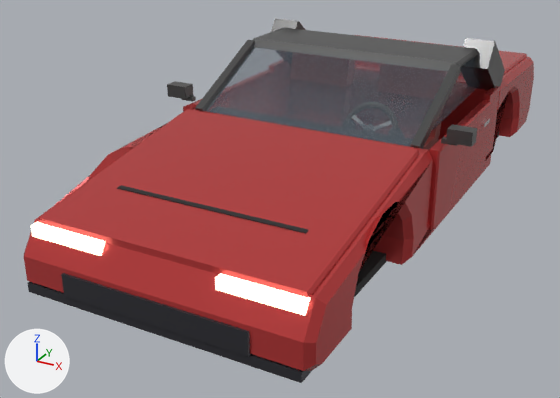
The glTF model public/models/car_coupe.glb as it was, and as the next commit left it.
Camera for both pictures: a 50 mm lens placed at (2.27, -5.03, 2.53), pointed at (-0.27, -0.42, 0.22). The axes (+X, +Y, +Z) are drawn at lower left. The lights are the same throughout. The older version comes first. Where no turn or scale is listed for an object, it has been applied to the vertices. Vertices at exactly the same position are counted once.

The scene before the commit, as lines of its bpy script (objects in view):
```python
me_headlight_r = bpy.data.meshes.new('Headlight_R')
me_headlight_r.from_pydata(...)  # a box spanning x -0.87..-0.37, y -2.24..-2.18, z 0.565..0.635
me_headlight_r.materials.append(mat_lamp_head)  # pale yellow #fff9e7, glowing pale yellow #fff6da
me_seat_l = bpy.data.meshes.new('Seat_L')
me_seat_l.from_pydata(...)  # 16 vertices, 24 faces; spans x -0.25..0.25, y -0.25..0.387, z 0.08..0.746
me_seat_l.materials.append(mat_seat)  # red #a0453f
me_seat_r = bpy.data.meshes.new('Seat_R')
me_seat_r.from_pydata(...)  # 16 vertices, 24 faces; spans x -0.25..0.25, y -0.25..0.387, z 0.08..0.746
me_seat_r.materials.append(mat_seat)  # red #a0453f
ob_headlight_r = bpy.data.objects.new('Headlight_R', me_headlight_r)
ob_headlight_r.location = (0.0, 0.0, 0.0)
ob_seat_l = bpy.data.objects.new('Seat_L', me_seat_l)
ob_seat_l.location = (0.38, 0.2, 0.42)
ob_seat_r = bpy.data.objects.new('Seat_R', me_seat_r)
ob_seat_r.location = (-0.38, 0.2, 0.42)
# also in view: 'WheelWell_F' at (0.0, -1.38, 0.49); 'Hood' at (0.0, -1.45, 0.76); 'Grille' at (0.0, -2.29, 0.36); 'Door_L_Mirror' at (1.04, -0.5, 0.96); 'Door_L' at (0.93, 0.0, 0.61)
```
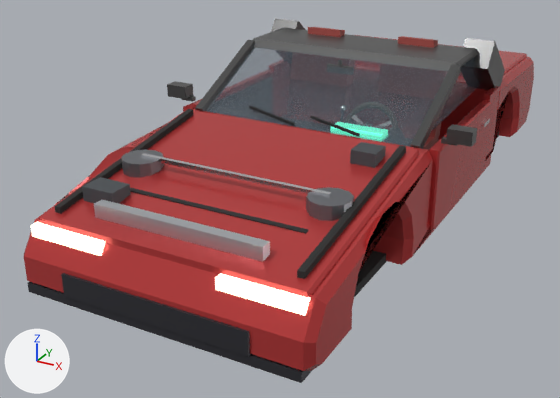
Pixel boxes [x1, y1, x2, y2] of what changed, in the pictures (560 x 398 px):
'EngineBay_Radiator', added: after [94, 200, 270, 262]
'EngineBay_Walls_L', added: after [297, 145, 406, 279]
'EngineBay_Aux', added: after [82, 142, 386, 204]
'EngineBay_StrutBar', added: after [141, 153, 331, 197]
'EngineBay_Strut_1', added: after [306, 187, 354, 221]
'EngineBay_Walls_R', added: after [55, 109, 193, 214]
'EngineBay_Strut_-1', added: after [121, 149, 164, 178]
'Seat_L', reshaped: before [423, 123, 441, 150]; after [398, 36, 441, 150]
'Wipers', added: after [249, 105, 360, 137]
'Seat_R', reshaped (not visible before): after [308, 27, 345, 37]
'GaugeCluster', added (mostly hidden): after [331, 126, 382, 137]
part 1 of me_seat_l, added: after [398, 36, 438, 48]

Patch to the scene script:
```diff
--- a/public/models/car_coupe.glb.py
+++ b/public/models/car_coupe.glb.py
@@ me_seat_l @@
-me_seat_l.from_pydata(...)  # 16 vertices, 24 faces; spans x -0.25..0.25, y -0.25..0.387, z 0.08..0.746
+me_seat_l.from_pydata(...)  # 24 vertices, 36 faces; spans x -0.25..0.25, y -0.25..0.396, z 0.08..0.885
+# me_seat_l part 1
+# 8 vertices are added at x -0.14..0.14, y 0.284..0.396, z 0.715..0.885
+# 12 new faces join them
 me_seat_l.materials.append(mat_seat)
@@ me_seat_r @@
-me_seat_r.from_pydata(...)  # 16 vertices, 24 faces; spans x -0.25..0.25, y -0.25..0.387, z 0.08..0.746
+me_seat_r.from_pydata(...)  # 24 vertices, 36 faces; spans x -0.25..0.25, y -0.25..0.396, z 0.08..0.885
+# me_seat_r part 2
+# 8 vertices are added at x -0.14..0.14, y 0.284..0.396, z 0.715..0.885
+# 12 new faces join them
 me_seat_r.materials.append(mat_seat)
@@ me_enginebay_walls_r @@
+me_enginebay_walls_r.from_pydata([(-0.8, -0.77, 0.873), (-0.8, -0.77, 0.933), (-0.8, -2.11, 0.716), (-0.8, -2.11, 0.656), (-0.76, -0.77, 0.873), (-0.76, -0.77, 0.933), (-0.76, -2.11, 0.716), (-0.76, -2.11, 0.656)], [], [(0, 1, 5), (0, 5, 4), (1, 2, 6), (1, 6, 5), (2, 3, 7), (2, 7, 6), (3, 0, 4), (3, 4, 7), (3, 2, 1), (3, 1, 0), (4, 5, 6), (4, 6, 7)])
+me_enginebay_walls_r.materials.append(mat_undercarriage)  # dark grey #303030
@@ me_enginebay_walls_l @@
+me_enginebay_walls_l.from_pydata([(0.76, -0.77, 0.873), (0.76, -0.77, 0.933), (0.76, -2.11, 0.716), (0.76, -2.11, 0.656), (0.8, -0.77, 0.873), (0.8, -0.77, 0.933), (0.8, -2.11, 0.716), (0.8, -2.11, 0.656)], [], [(0, 1, 5), (0, 5, 4), (1, 2, 6), (1, 6, 5), (2, 3, 7), (2, 7, 6), (3, 0, 4), (3, 4, 7), (3, 2, 1), (3, 1, 0), (4, 5, 6), (4, 6, 7)])
+me_enginebay_walls_l.materials.append(mat_undercarriage)  # dark grey #303030
@@ ob_wipers @@
+ob_wipers = bpy.data.objects.new('Wipers', me_wipers)  # 16 vertices, 24 faces; spans x -0.442..0.422, y -0.608..-0.532, z 0.882..0.948; in mat_undercarriage (dark grey #303030)
+ob_wipers.location = (0.0, 0.0, 0.0)
@@ ob_gaugecluster @@
+ob_gaugecluster = bpy.data.objects.new('GaugeCluster', me_gaugecluster)  # a box spanning x 0.2..0.56, y -0.57..-0.45, z 0.795..0.905; a box spanning x 0.25..0.35, y -0.456..-0.441, z 0.81..0.89; a box spanning x 0.41..0.51, y -0.456..-0.441, z 0.81..0.89; a box spanning x -0.11..0.11, y -0.435..-0.415, z 0.745..0.835; in mat_gaugeglow (green #61d3b3, glowing green #61f3cb)
+ob_gaugecluster.location = (0.0, 0.0, 0.0)
@@ ob_enginebay_walls_r @@
+ob_enginebay_walls_r = bpy.data.objects.new('EngineBay_Walls_R', me_enginebay_walls_r)
+ob_enginebay_walls_r.location = (0.0, 0.0, 0.0)
@@ ob_enginebay_walls_l @@
+ob_enginebay_walls_l = bpy.data.objects.new('EngineBay_Walls_L', me_enginebay_walls_l)
+ob_enginebay_walls_l.location = (0.0, 0.0, 0.0)
@@ ob_enginebay_strutbar @@
+ob_enginebay_strutbar = bpy.data.objects.new('EngineBay_StrutBar', me_enginebay_strutbar)  # a box spanning x -0.64..0.64, y -1.512..-1.484, z 0.836..0.864; in mat_chrome (white #f3f3f6)
+ob_enginebay_strutbar.location = (0.0, 0.0, 0.0)
@@ ob_enginebay_strut__1 @@
+ob_enginebay_strut__1 = bpy.data.objects.new('EngineBay_Strut_-1', me_enginebay_strut__1)  # a 12-sided cylinder along z spanning x -0.77..-0.51, y -1.628..-1.368, z 0.745..0.845; in mat_chassissteel (grey #818489)
+ob_enginebay_strut__1.location = (0.0, 0.0, 0.0)
@@ ob_enginebay_strut_1 @@
+ob_enginebay_strut_1 = bpy.data.objects.new('EngineBay_Strut_1', me_enginebay_strut_1)  # a 12-sided cylinder along z spanning x 0.51..0.77, y -1.628..-1.368, z 0.745..0.845; in mat_chassissteel (grey #818489)
+ob_enginebay_strut_1.location = (0.0, 0.0, 0.0)
@@ ob_enginebay_radiator @@
+ob_enginebay_radiator = bpy.data.objects.new('EngineBay_Radiator', me_enginebay_radiator)  # a box spanning x -0.544..0.544, y -2.065..-1.995, z 0.659..0.769; in mat_aluminum (light grey #d3d7dd)
+ob_enginebay_radiator.location = (0.0, 0.0, 0.0)
@@ ob_enginebay_aux @@
+ob_enginebay_aux = bpy.data.objects.new('EngineBay_Aux', me_enginebay_aux)  # a box spanning x -0.73..-0.51, y -1.95..-1.79, z 0.685..0.795; a box spanning x 0.54..0.7, y -1.01..-0.85, z 0.842..0.942; in mat_batteryblack (dark grey #505559)
+ob_enginebay_aux.location = (0.0, 0.0, 0.0)
```
